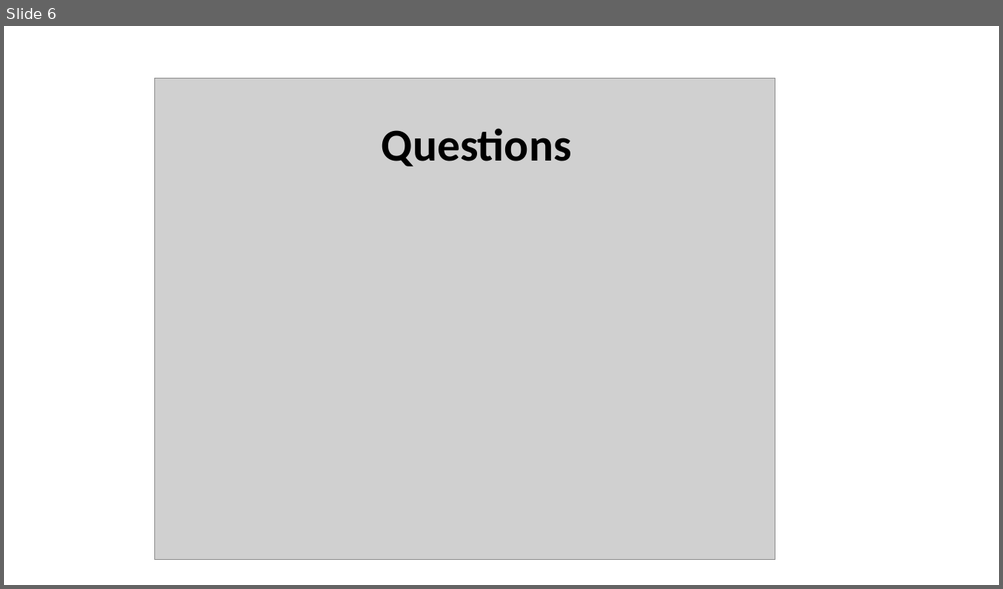
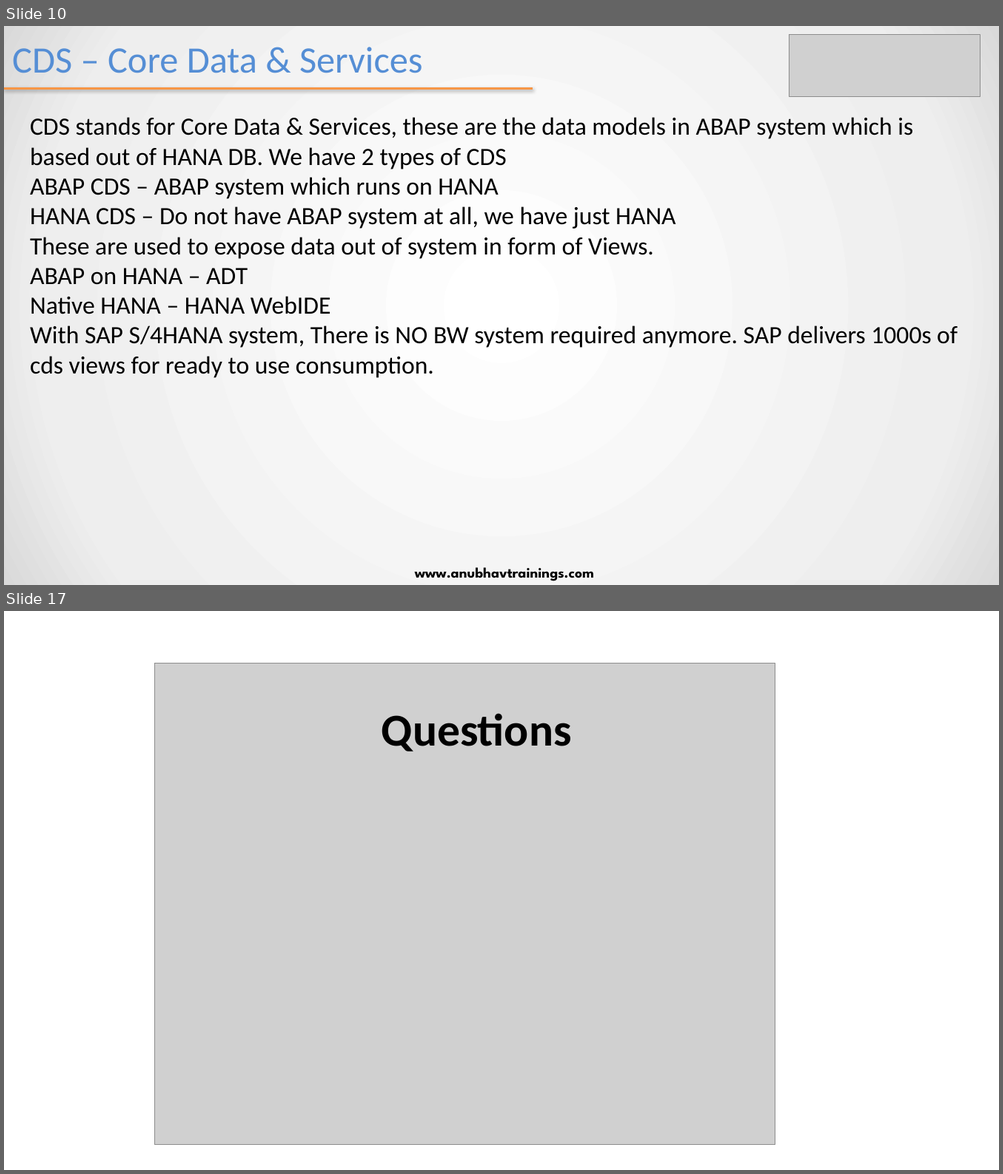
Before and after one commit to soyuztechnologies/EY_SAC_Feb2022, a slide deck: day 11/SAC_Training Day 11.pptx. Shown one above the other, each under a label of ours: slide 6 before the commit, slides 10 and 17 after it; the slides between them are not shown. The pictures are 1003x589 and 1003x1174 pixels, drawn with LibreOffice and Linux fonts; fonts in the diff are those of the drawing; grey boxes stand for pictures. Boxes give left, top, right and bottom in pixels: in the first picture for what was removed or moved away, otherwise in the second. Text is boxed around its words. In the diff, an @@ line names an element or a change of style, - is before the commit and + after.

```diff
--- a/day 11/SAC_Training Day 11.pptx
+++ b/day 11/SAC_Training Day 11.pptx
@@ slide 10 added at <box>4,26,999,585</box>, background gradient #FFFFFF to #EEEEEE to #D9D9D9 @@
@@ title added at <box>12,47,422,73</box>, 36 pt, text #558ED5 @@
+CDS – Core Data & Services
@@ picture added at <box>790,35,980,97</box> @@
@@ line added from (4, 89) to (533, 89), #F79646 2 pt @@
@@ text added at <box>30,117,957,378</box>, 24 pt, text #000000 @@
+CDS stands for Core Data & Services, these are the data models in ABAP system which is based out of HANA DB. We have 2 types of CDS
+ABAP CDS – ABAP system which runs on HANA
+HANA CDS – Do not have ABAP system at all, we have just HANA
+These are used to expose data out of system in form of Views.
+ABAP on HANA – ADT
+Native HANA – HANA WebIDE
+With SAP S/4HANA system, There is NO BW system required anymore. SAP delivers 1000s of cds views for ready to use consumption.
@@ text added at <box>415,568,594,582</box>, 14 pt, text #000000, bold @@
+www.anubhavtrainings.com
@@ what was slide 6 is now slide 17 @@
```
Also in this commit, not shown: 4 slides changed, 11 other slides added, 1 slide removed, 50 other files.
